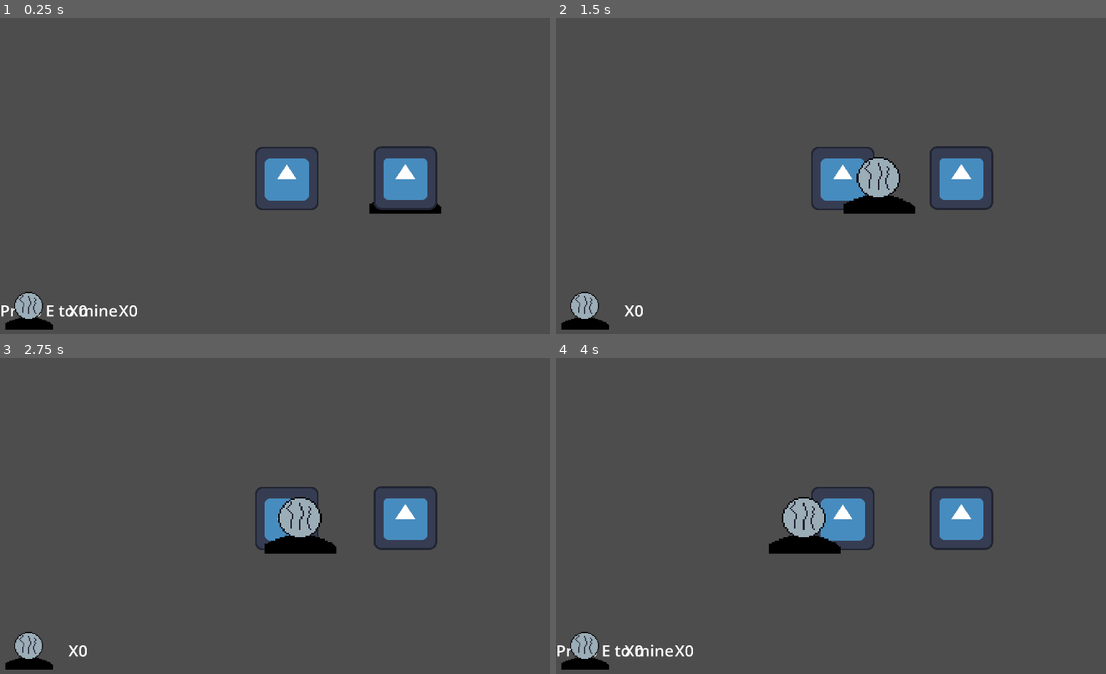
Above: before the commit, frames 1-4 (two rows, left to right).
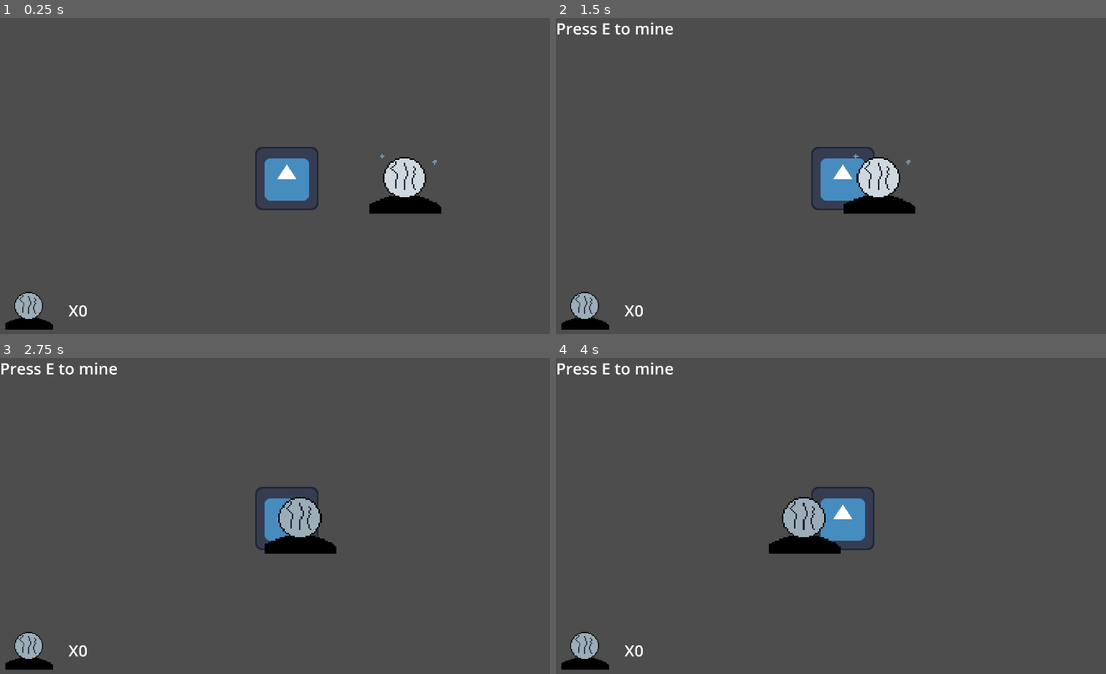
Above: after the commit, the same moments.

Repository: Jrees98/Pirate_Jam_15
Game: Godot game, scene res://Scenes/main.tscn
The game is run twice, just before and just after one commit, with the same random seed, the same clock (stepped at 60 frames per second) and the same inputs. The project has no main scene, so this scene is started directly. The engine's default icon, where the game draws it, is replaced by a stand-in: a white triangle on a blue panel in a dark square.
Inputs:
- Up to frame 1 (0.25 s): no input
- Up to frame 2 (1.5 s): tap E (interact) at 0.5, 1.35 s; hold D (move_right) 0.53-1.28 s; hold E (interact) 0.53-1.28 s; hold A (move_left) from 1.28 s (still down)
- Up to frame 3 (2.75 s): release A (move_left) at 2.03 s; hold D (move_right) from 2.03 s (still down); hold E (interact) from 2.03 s (still down)
- Up to frame 4 (4 s): release E (interact) at 2.78 s; tap E (interact) at 2.85 s; release D (move_right) at 3.53 s; hold A (move_left) from 3.53 s (still down); hold E (interact) from 3.53 s (still down)

The runs differ from the first frame. In frame 1, 1.9% of the frame differs, in the area x 0-80%, y 40-95%; in frame 2, 2.3%, in the area x 0-80%, y 1-95%; in frame 3, 1.6%; in frame 4, 1.9%.

Commit message:
refactored miningNode to appropraite use canvas layer

Diff:
--- a/Scenes/player.tscn
+++ b/Scenes/player.tscn
@@ -26,6 +26,14 @@
 offset = Vector2(2.08165e-12, 2.08165e-12)
 transform = Transform2D(1, 0, 0, 1, 2.08165e-12, 2.08165e-12)
 
+[node name="InteractLabel" type="Label" parent="RockNodeUI"]
+visible = false
+offset_top = 1134.0
+offset_right = 474.0
+offset_bottom = 1222.0
+theme_override_font_sizes/font_size = 64
+text = "Press E to mine"
+
 [node name="HBoxContainer" type="HBoxContainer" parent="RockNodeUI"]
 anchors_preset = 2
 anchor_top = 1.0
@@ -34,12 +42,6 @@
 offset_right = 351.0
 grow_vertical = 0
 alignment = 2
-
-[node name="InteractLabel" type="Label" parent="RockNodeUI/HBoxContainer"]
-visible = false
-layout_mode = 2
-theme_override_font_sizes/font_size = 64
-text = "Press E to mine"
 
 [node name="Sprite2D" type="Sprite2D" parent="RockNodeUI/HBoxContainer"]
 position = Vector2(117, 99)
--- a/Scripts/mining_node.gd
+++ b/Scripts/mining_node.gd
@@ -3,35 +3,31 @@
 var player_scene = preload("res://Scenes/player.tscn")
 var player_instance
 var can_mine = false
-
+var root
+var interact_label
 # Called when the node enters the scene tree for the first time.
 func _ready():
-	# Instantiate the player once and add it to the scene
-	player_instance = player_scene.instantiate()
-	add_child(player_instance)
+	root = get_tree().root
+	interact_label = root.get_node("Main/Player/RockNodeUI/InteractLabel")
 
 # Called every frame. 'delta' is the elapsed time since the previous frame.
 func _process(delta):
 	if can_mine and Input.is_action_pressed("interact"):
 		mine()
+	interact_label.position = Global.global_player_position
 
 # Called when the body enters the area
 func _on_area_2d_body_entered(body):
 	if body.is_in_group("player"):
+		interact_label.show()
 		can_mine = true
-		var rock_node_ui = player_instance.get_node("RockNodeUI")
-		var hbox = rock_node_ui.get_node("HBoxContainer")
-		var label = hbox.get_node("InteractLabel")
-		label.show()
+
 
 # Called when the body exits the area
 func _on_area_2d_body_exited(body):
 	if body.is_in_group("player"):
+		interact_label.hide()
 		can_mine = false
-		var rock_node_ui = player_instance.get_node("RockNodeUI")
-		var hbox = rock_node_ui.get_node("HBoxContainer")
-		var label = hbox.get_node("InteractLabel")
-		label.hide()
 		$AnimatedSprite2D.stop()
 		$MiningCoolDown.stop()
 
@@ -44,7 +40,4 @@
 
 
 func _on_mining_cool_down_timeout():
-		var rock_node_ui = player_instance.get_node("RockNodeUI")
-		var label = rock_node_ui.get_node("CoalQuantity")
-		var coal_count = Global.total_coal
 		Global.total_coal += 1
--- a/Scripts/player.gd
+++ b/Scripts/player.gd
@@ -6,7 +6,6 @@
 	$RockNodeUI/HBoxContainer/CoalQuantity.text = "X" + str(Global.total_coal)
 	var global_position = $".".global_position
 	Global.global_player_position = global_position
-	print(Global.global_player_position)
 
 func _physics_process(delta):
 	var direction = Input.get_axis("move_left","move_right")
@@ -17,3 +16,5 @@
 	move_and_slide()
 
 	$RockNodeUI/HBoxContainer/CoalQuantity.text = "X" + str(Global.total_coal)
+
+	global_position = $".".global_position
